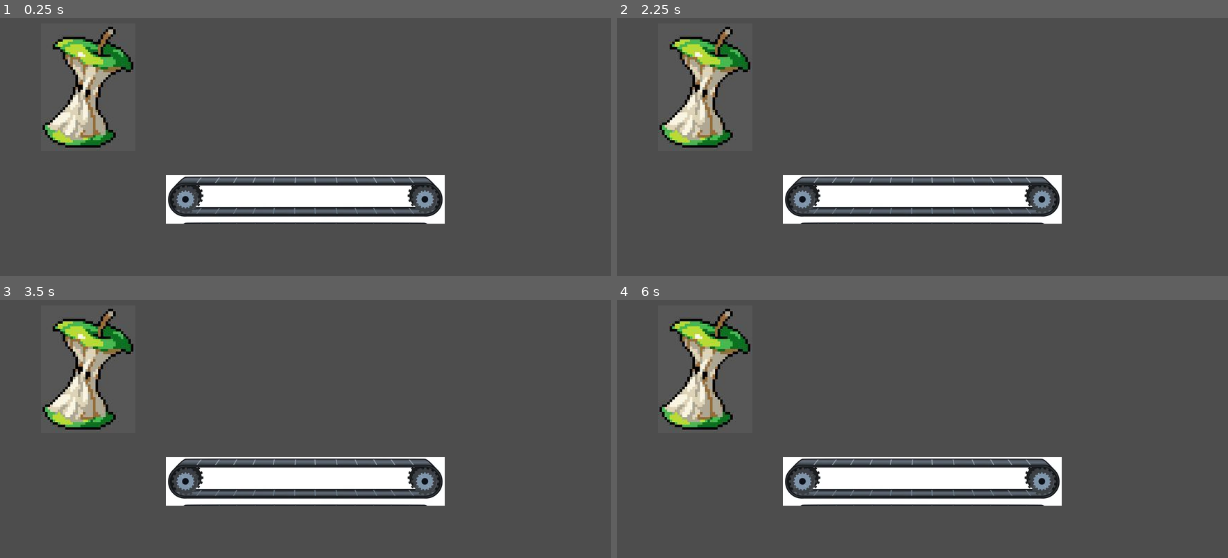
Above: before the commit, frames 1-4 (two rows, left to right).
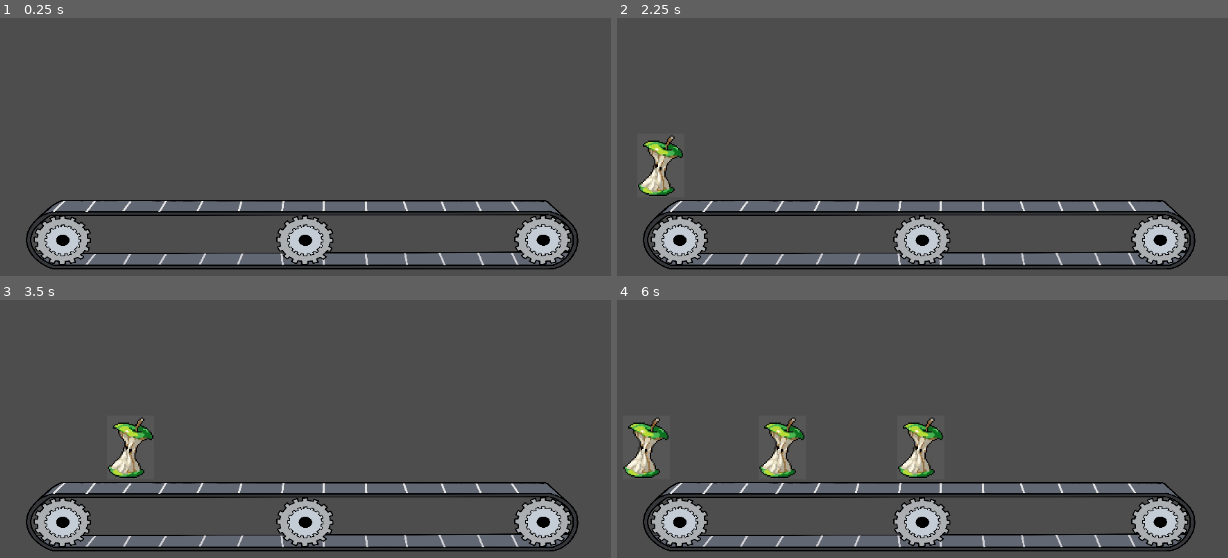
Above: after the commit, the same moments.

Repository: XDexter78/recyclon
Game: Godot game, scene res://scenes/main.tscn
Two runs of this game, one before a commit and one after it. Both use one fixed random seed, a clock stepped at 60 frames per second and the inputs below. Before the commit the project has no main scene; this scene is started directly in both runs.
Inputs:
- Up to frame 1 (0.25 s): no input
- Up to frame 2 (2.25 s): tap Enter at 0.5, 2 s; tap Space at 1.25 s
- Up to frame 3 (3.5 s): no input
- Up to frame 4 (6 s): no input

The runs differ from the first frame. In frame 1, 22% of the frame differs, in the area x 4-95%, y 3-98%; in frame 2, 23%; in frame 3, 23%; in frame 4, 24%, in the area x 0-95%, y 3-98%.

Commit message:
Add spawner and trash item scripts, update conveyor scene, and configure main scene

Diff:
--- a/project.godot
+++ b/project.godot
@@ -11,6 +11,7 @@
 [application]
 
 config/name="Reciclon"
+run/main_scene="uid://xrg0bmpi4nr5"
 config/features=PackedStringArray("4.6", "Mobile")
 config/icon="res://icon.svg"
 
@@ -20,6 +21,7 @@
 
 [rendering]
 
+textures/canvas_textures/default_texture_filter=0
 textures/canvas_textures/default_texture_repeat=1
 rendering_device/driver.windows="d3d12"
 renderer/rendering_method="mobile"
--- a/scenes/conveyor.tscn
+++ b/scenes/conveyor.tscn
@@ -1,27 +1,76 @@
 [gd_scene format=3 uid="uid://dngwy5o8jwlyx"]
 
-[ext_resource type="Texture2D" uid="uid://swth8pjficj5" path="res://assets/conveyor.png" id="1_kqxj7"]
 [ext_resource type="Script" uid="uid://flvpd2n4mi66" path="res://scripts/conveyor.gd" id="1_y326v"]
+[ext_resource type="Texture2D" uid="uid://1r8kyf3icnec" path="res://assets/g1.png" id="2_dsf5a"]
+[ext_resource type="Texture2D" uid="uid://bc4v1c5482h8p" path="res://assets/g2.png" id="3_mk6lv"]
+[ext_resource type="Texture2D" uid="uid://bp140osd1qwhn" path="res://assets/g3.png" id="4_6i4sa"]
+[ext_resource type="Texture2D" uid="uid://dup2ttfbp4j5t" path="res://assets/g4.png" id="5_gn2eo"]
+[ext_resource type="Texture2D" uid="uid://dgqjtthv50f66" path="res://assets/g5.png" id="6_ow48g"]
+[ext_resource type="Texture2D" uid="uid://s7b770dod0a4" path="res://assets/g7.png" id="7_uxv1o"]
+[ext_resource type="Texture2D" uid="uid://x2dljepyrolc" path="res://assets/g8.png" id="8_hlv8x"]
+[ext_resource type="Texture2D" uid="uid://b54pm1tbhdy3u" path="res://assets/g9.png" id="9_vdior"]
+[ext_resource type="Texture2D" uid="uid://betxayd8alkxx" path="res://assets/g10.png" id="10_v23w7"]
+[ext_resource type="Texture2D" uid="uid://dtnshlyetyqm7" path="res://assets/g11.png" id="11_fxlcs"]
+
+[sub_resource type="SpriteFrames" id="SpriteFrames_7hdvn"]
+animations = [{
+"frames": [{
+"duration": 1.0,
+"texture": ExtResource("2_dsf5a")
+}, {
+"duration": 1.0,
+"texture": ExtResource("3_mk6lv")
+}, {
+"duration": 1.0,
+"texture": ExtResource("4_6i4sa")
+}, {
+"duration": 1.0,
+"texture": ExtResource("5_gn2eo")
+}, {
+"duration": 1.0,
+"texture": ExtResource("6_ow48g")
+}, {
+"duration": 1.0,
+"texture": ExtResource("7_uxv1o")
+}, {
+"duration": 1.0,
+"texture": ExtResource("8_hlv8x")
+}, {
+"duration": 1.0,
+"texture": ExtResource("9_vdior")
+}, {
+"duration": 1.0,
+"texture": ExtResource("10_v23w7")
+}, {
+"duration": 1.0,
+"texture": ExtResource("11_fxlcs")
+}],
+"loop": true,
+"name": &"default",
+"speed": 20.0
+}]
 
 [sub_resource type="Curve2D" id="Curve2D_kqxj7"]
 _data = {
-"points": PackedVector2Array(0, 0, 0, 0, -173, -48, 0, 0, 0, 0, 173, -48)
+"points": PackedVector2Array(0, 0, 0, 0, -400, -48, 0, 0, 0, 0, 400, -48)
 }
 point_count = 2
 
 [node name="conveyor" type="Node2D" unique_id=1555853558]
 script = ExtResource("1_y326v")
 
-[node name="Sprite2D" type="Sprite2D" parent="." unique_id=800005743]
-position = Vector2(0, 1)
-texture = ExtResource("1_kqxj7")
-vframes = 4
+[node name="Sprite2D" type="AnimatedSprite2D" parent="." unique_id=2053003208]
+position = Vector2(0, 60.049774)
+scale = Vector2(0.25, 0.21653053)
+sprite_frames = SubResource("SpriteFrames_7hdvn")
+frame_progress = 0.5540655
+offset = Vector2(73.333374, 416.66663)
 
 [node name="Path2D" type="Path2D" parent="." unique_id=1010037611]
 curve = SubResource("Curve2D_kqxj7")
 
 [node name="PathFollow2D" type="PathFollow2D" parent="Path2D" unique_id=1467710675]
-position = Vector2(-173, -48)
+position = Vector2(-400, -48)
 
 [node name="Spawnpoint" type="Marker2D" parent="." unique_id=378228877]
-position = Vector2(-173, -48)
+position = Vector2(-400, -48)
--- a/scenes/main.tscn
+++ b/scenes/main.tscn
@@ -1,12 +1,14 @@
 [gd_scene format=3 uid="uid://xrg0bmpi4nr5"]
 
 [ext_resource type="PackedScene" uid="uid://dngwy5o8jwlyx" path="res://scenes/conveyor.tscn" id="1_o5qli"]
-[ext_resource type="PackedScene" uid="uid://7gya0xhjfyvn" path="res://scenes/trashItem.tscn" id="2_0wfyh"]
+[ext_resource type="Script" uid="uid://uyrf801nys7t" path="res://scripts/spawner.gd" id="3_sugp2"]
 
 [node name="Main" type="Node2D" unique_id=1189460360]
 
-[node name="conveyor" parent="." unique_id=1555853558 instance=ExtResource("1_o5qli")]
+[node name="Conveyor" parent="." unique_id=1555853558 instance=ExtResource("1_o5qli")]
 position = Vector2(557, 320)
 
-[node name="Area2D" parent="." unique_id=1166143261 instance=ExtResource("2_0wfyh")]
-position = Vector2(244, 159)
+[node name="Spawner" type="Node" parent="." unique_id=1715606154]
+script = ExtResource("3_sugp2")
+
+[node name="SpawnTimer" type="Timer" parent="Spawner" unique_id=144789423]
--- a/scenes/trashItem.tscn
+++ b/scenes/trashItem.tscn
@@ -1,16 +1,20 @@
 [gd_scene format=3 uid="uid://7gya0xhjfyvn"]
 
 [ext_resource type="Texture2D" uid="uid://bc27j7ab4r5ry" path="res://assets/Trash.png" id="1_epp6r"]
+[ext_resource type="Script" uid="uid://3rirvmeqqoxq" path="res://scripts/trash_item.gd" id="1_nxrfv"]
 
 [sub_resource type="RectangleShape2D" id="RectangleShape2D_epp6r"]
 size = Vector2(136, 184)
 
 [node name="Area2D" type="Area2D" unique_id=1166143261]
+script = ExtResource("1_nxrfv")
+
+[node name="CollisionShape2D" type="CollisionShape2D" parent="." unique_id=917521308]
+scale = Vector2(0.5, 0.5)
+shape = SubResource("RectangleShape2D_epp6r")
 
 [node name="Sprite2D" type="Sprite2D" parent="." unique_id=581622600]
+scale = Vector2(0.5, 0.5)
 texture = ExtResource("1_epp6r")
 region_enabled = true
 region_rect = Rect2(96, 88, 136, 184)
-
-[node name="CollisionShape2D" type="CollisionShape2D" parent="." unique_id=917521308]
-shape = SubResource("RectangleShape2D_epp6r")
--- /dev/null
+++ b/scripts/spawner.gd
@@ -0,0 +1,31 @@
+extends Node
+
+@export var trash_scene: PackedScene = preload("res://scenes/trashItem.tscn")  # Arrastra TrashItem.tscn aquí en el inspector
+@export var spawn_interval: float = 2.0  # segundos entre cada spawn
+@export var min_interval: float = 0.5    # intervalo mínimo (dificultad máxima)
+@export var difficulty_rate: float = 0.02 # cuánto se reduce el intervalo cada spawn
+
+@onready var timer: Timer = $SpawnTimer
+@onready var conveyor: Node2D = get_parent().get_node("Conveyor")
+
+func _ready() -> void:
+	timer.wait_time = spawn_interval
+	timer.timeout.connect(_on_spawn_timer_timeout)
+	timer.start()
+
+func _on_spawn_timer_timeout() -> void:
+	_spawn_trash()
+	_increase_difficulty()
+
+func _spawn_trash() -> void:
+	var trash = trash_scene.instantiate()
+	# Crear un PathFollow2D para montarlo en la cinta
+	var follower = PathFollow2D.new()
+	follower.progress = 0.0
+	follower.rotates = false
+	conveyor.get_node("Path2D").add_child(follower)
+	follower.add_child(trash)
+
+func _increase_difficulty() -> void:
+	spawn_interval = max(min_interval, spawn_interval - difficulty_rate)
+	timer.wait_time = spawn_interval
--- /dev/null
+++ b/scripts/trash_item.gd
@@ -0,0 +1,4 @@
+extends Area2D
+
+var trash_type: String = "organic"
+var points: int = 10
Not shown, added: assets/Boceto_Recycle.png.import
Not shown, added: assets/g1.png.import
Not shown, added: assets/g10.png.import
Not shown, added: assets/g11.png.import
Not shown, added: assets/g2.png.import
Not shown, added: assets/g3.png.import
Not shown, added: assets/g4.png.import
Not shown, added: assets/g5.png.import
Not shown, added: assets/g7.png.import
Not shown, added: assets/g8.png.import
Not shown, added: assets/g9.png.import
Not shown, added: scripts/spawner.gd.uid
(and 1 more such lines)
